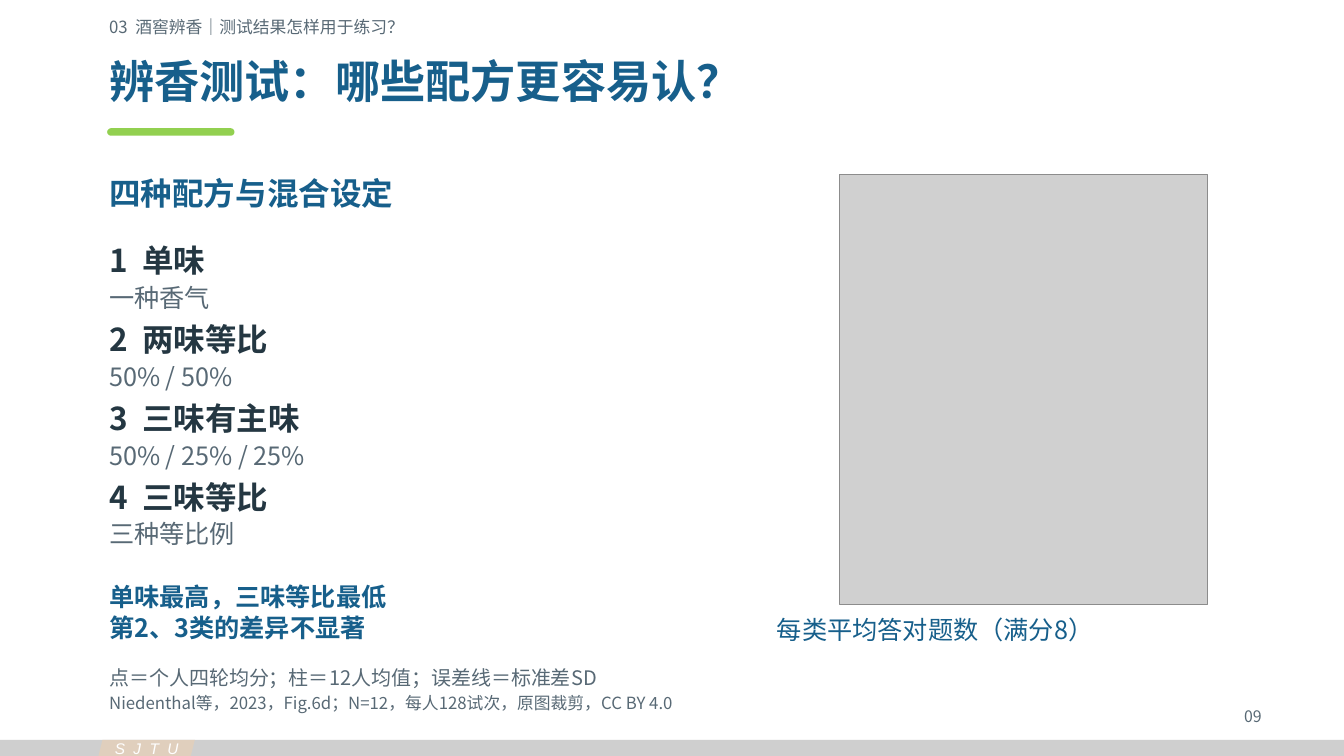
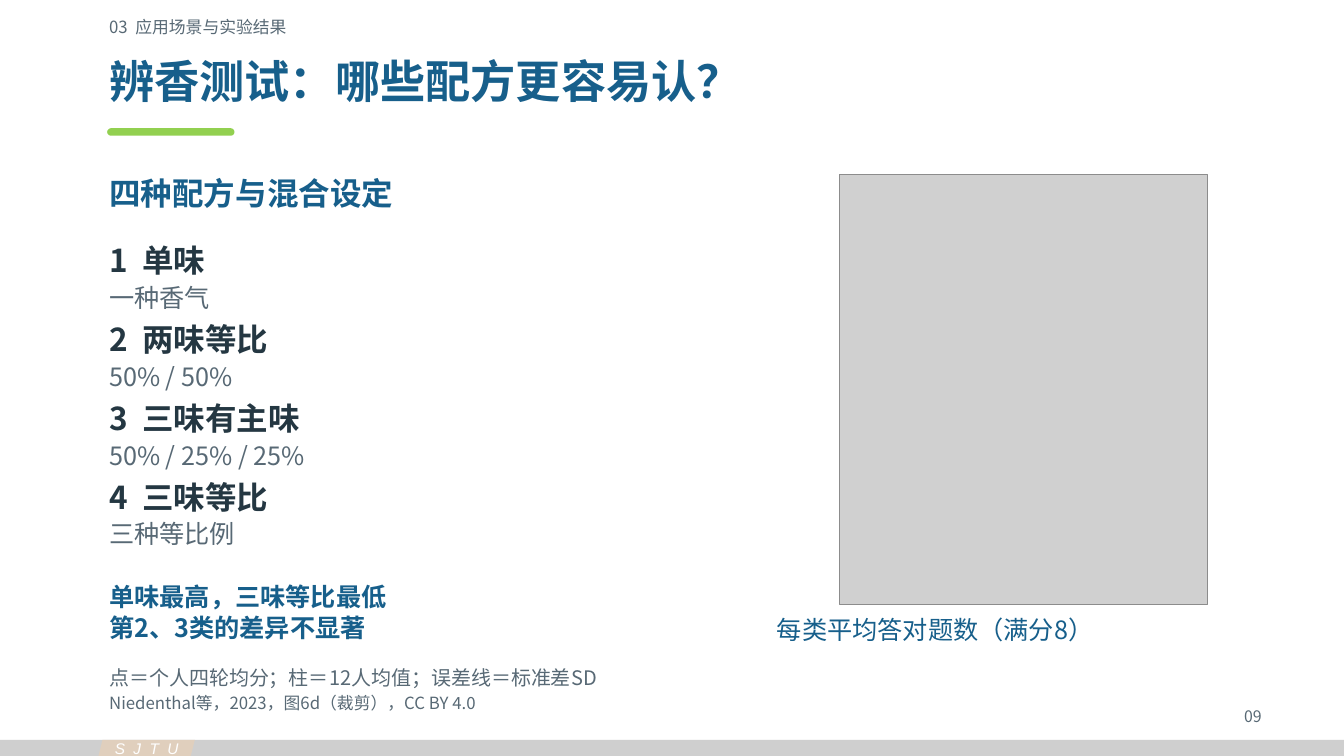
Before and after one commit to Cyh29hao/sjtu-olfaction-vr-2026, a slide deck: slide 9 of release/v3/olfaction-vr-v3.pptx. Drawn at 1344x756 pixels with LibreOffice and Linux fonts; fonts in the diff are those of the drawing; grey boxes stand for pictures. Boxes give left, top, right and bottom in pixels: in the first picture for what was removed or moved away, otherwise in the second. Text is boxed around its words. In the diff, an @@ line names an element or a change of style, - is before the commit and + after.

```diff
--- a/release/v3/olfaction-vr-v3.pptx
+++ b/release/v3/olfaction-vr-v3.pptx
@@ text at box(109, 19, 286, 35): text changed @@
-03 酒窖辨香｜测试结果怎样用于练习？
+03 应用场景与实验结果
@@ text at box(109, 695, 475, 711): text changed @@
-Niedenthal等，2023，Fig.6d；N=12，每人128试次，原图裁剪，CC BY 4.0
+Niedenthal等，2023，图6d（裁剪），CC BY 4.0
```
Also in this commit, not shown: 11 other slides changed, 35 other files.
